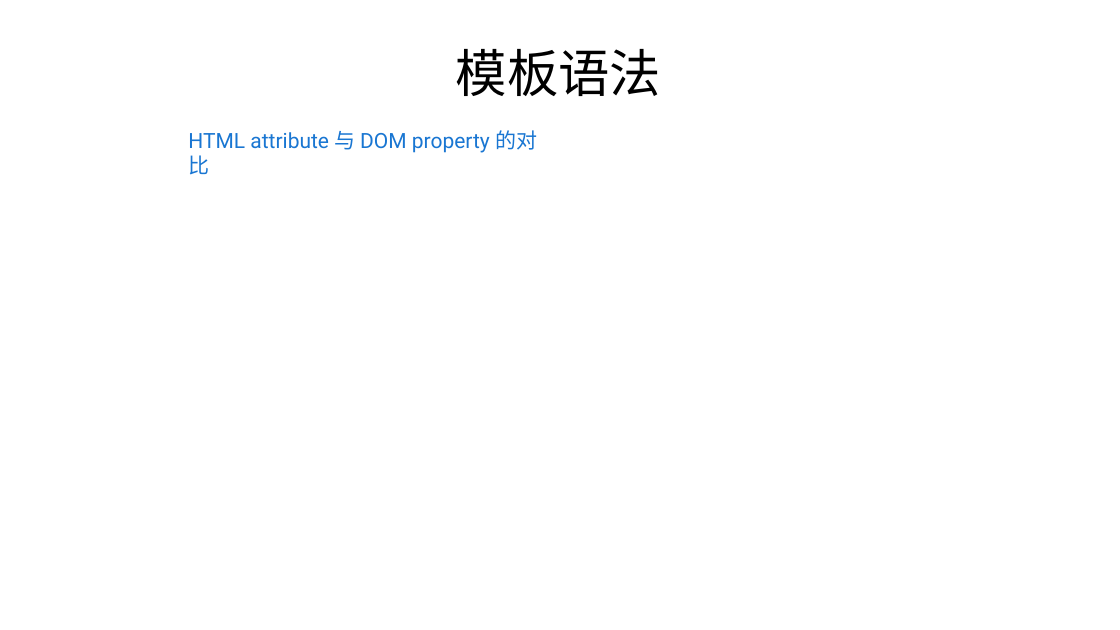
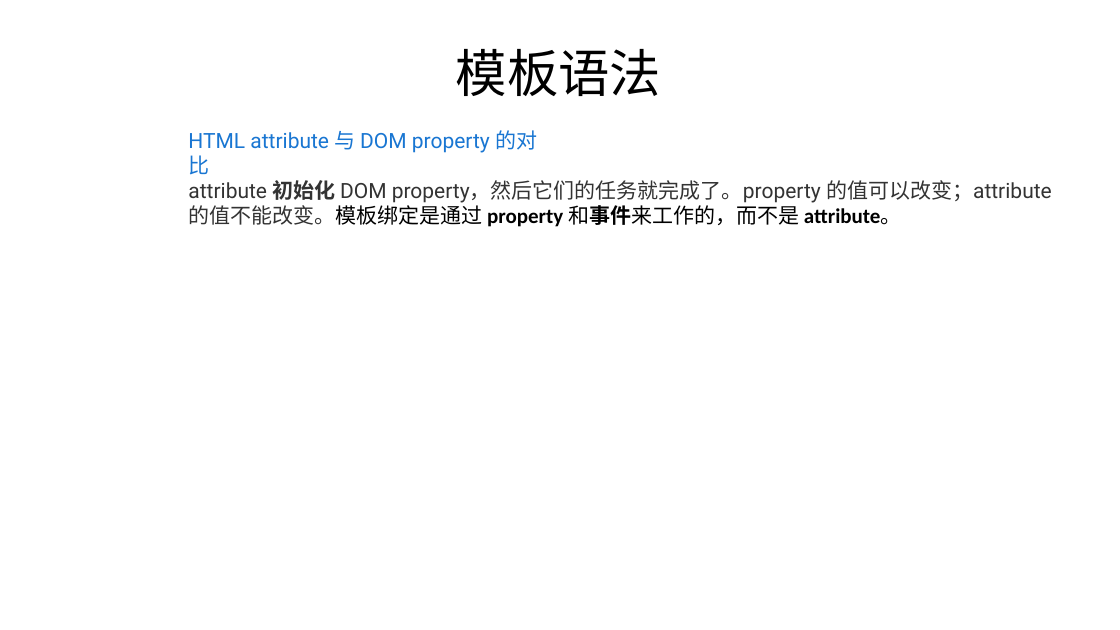
Before and after one commit to FredJiangFei/AngularDemo, a slide deck: slide 4 of Documents/angular.pptx. Drawn at 1120x630 pixels with LibreOffice and Linux fonts; fonts in the diff are those of the drawing. Boxes give left, top, right and bottom in pixels: in the first picture for what was removed or moved away, otherwise in the second. Text is boxed around its words. In the diff, an @@ line names an element or a change of style, - is before the commit and + after.

Commit message:
paoxie

```diff
--- a/Documents/angular.pptx
+++ b/Documents/angular.pptx
@@ text added at [188,180,1052,227], 18 pt, text #333333 @@
+attribute 初始化 DOM property，然后它们的任务就完成了。property 的值可以改变；attribute 的值不能改变。模板绑定是通过 property 和事件来工作的，而不是 attribute。
```
